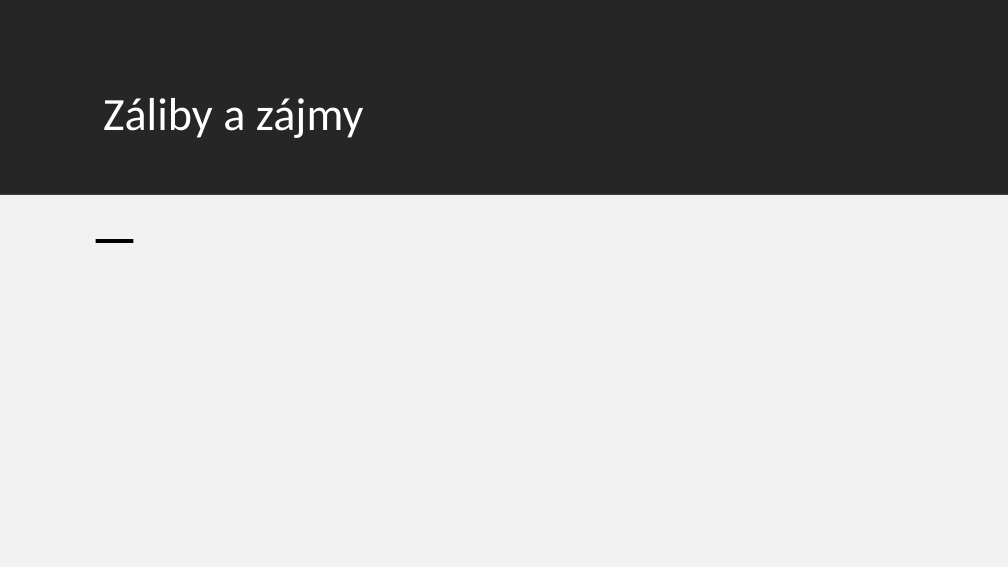
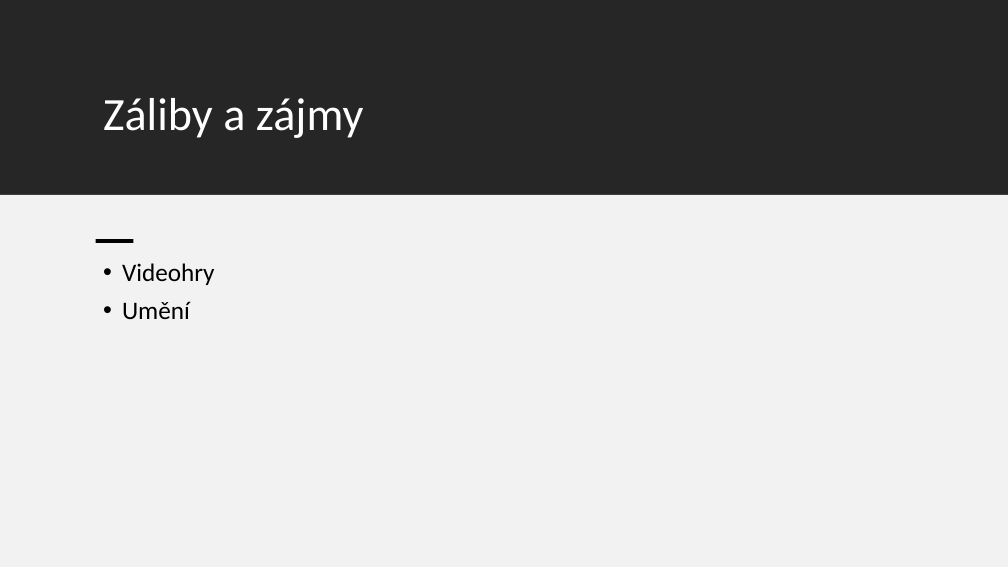
Before and after one commit to hanusvalenta/School, a slide deck: slide 4 of Prezentace2.pptx. Drawn at 1008x567 pixels with LibreOffice and Linux fonts; fonts in the diff are those of the drawing. Boxes give left, top, right and bottom in pixels: in the first picture for what was removed or moved away, otherwise in the second. Text is boxed around its words. In the diff, an @@ line names an element or a change of style, - is before the commit and + after.

Commit message:
lol

```diff
--- a/Prezentace2.pptx
+++ b/Prezentace2.pptx
@@ text added at <box>122,263,215,319</box>, 24 pt, text #000000 @@
+• Videohry
+• Umění
```
